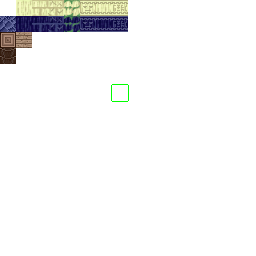
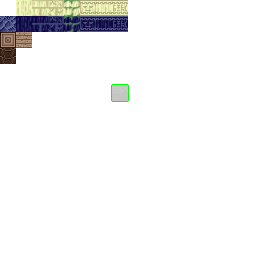
Revision of a layered 256x256 image; what changed, layer by layer:
added group "Alabaster Group" with 2 layers above "Something" over [112, 85, 128, 101]
added layer "Alabaster Light Vein" in group "Alabaster Group" over [112, 85, 128, 101]
added layer "Alabaster" in group "Alabaster Group" over [112, 85, 128, 101]
